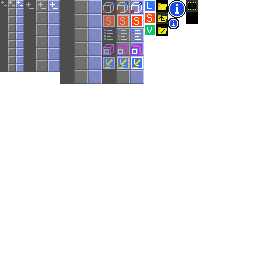
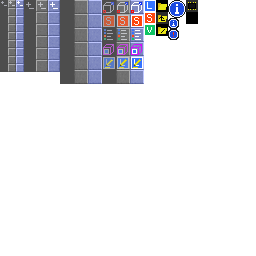
Before/after of a 256 x 256 layered artwork. What changed in the layer stack:
painted on "Icons" over [left=168, top=29, right=179, bottom=40]
